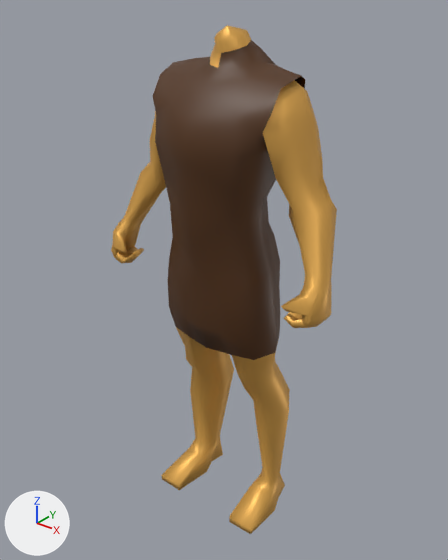
One commit to the COLLADA model binaries/data/mods/public/art/animation/biped/rider/cavalry/generic/attack_shield_cut_b.dae: the scene before it, then after it.
Camera for both pictures: a camera (50 mm lens) standing at (2.64, -3.32, 4.12) and looking at (-0.04, 0.03, 2.04). Every picture has the same lights, and +X, +Y and +Z are marked at lower left.

Names of what the first picture shows: 'm_armor_tunic_short'.
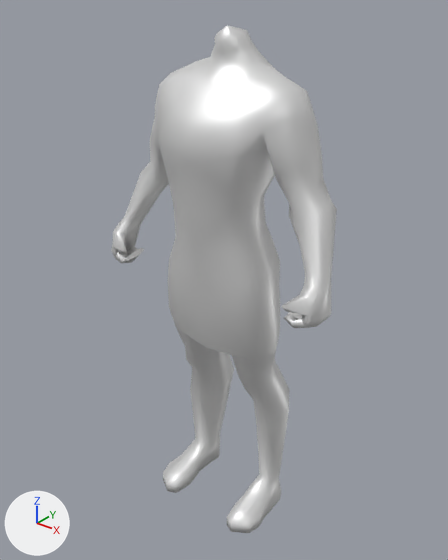
Location of each change, [x1, y1, x2, y2] in pixels of the pictures (448 x 560 px; the box of a moved part takes in the faces that stretch with it):
'm_armor_tunic_short', reshaped: before [111, 25, 337, 534]; after [111, 25, 337, 533]
part 1 of me_cube_010, moved or reshaped: [150, 49, 313, 284] in both
part 2 of me_cube_010, built on: before [162, 398, 285, 534]; after [163, 398, 281, 533]
part 3 of me_cube_010, recoloured (brown to white): [168, 40, 280, 360] in both
part 4 of me_cube_010, recoloured (brown to white): [111, 25, 337, 484] in both

The edits, one by one:
Material 'Skin.001' (mat_skin_001) is new.
Its base color is (0.8, 0.8, 0.8) (white #e7e7e7).
Its metallic is 0.5.
me_cube_010 is used by ob_m_armor_tunic_short; location (0.0, 0.0, 0.0).
me_cube_010 had 391 vertices, 752 faces and spanned x -0.96..0.96, y -0.43..0.4, z 0.0..3.85.
me_cube_010 now has 423 vertices, 836 faces and spans x -0.96..0.96, y -0.41..0.4, z 0.0..3.85.
Part 1, on me_cube_010:
34 vertices are removed from x -0.53..0.53, y -0.37..0.28, z 2.42..3.58.
111 faces are deleted.
3 vertices in x -0.23..0.23, y -0.2..-0.09, z 3.52..3.55 move by (0.0, 0.02, -0.02).
3 vertices in x -0.3..0.3, y 0.19..0.31, z 2.58..3.37 move by (0.0, -0.02, 0.0).
39 vertices move from x -0.38..0.38, y -0.43..0.36, z 2.43..3.71 to x -0.36..0.36, y -0.41..0.34, z 2.43..3.7.
24 vertices are added at x -0.46..0.46, y -0.35..0.25, z 2.42..3.56.
111 new faces join them.
Part 2, on me_cube_010:
22 vertices are removed from x -0.51..0.51, y -0.3..0.34, z 0.0..0.18.
62 faces are deleted.
4 vertices move from x -0.36..0.36, y -0.01..0.08, z 0.18..0.26 to x -0.31..0.31, y -0.01..0.08, z 0.18..0.26.
64 vertices are added at x -0.51..0.51, y -0.38..0.3, z 0.0..0.2.
146 new faces join them.
me_cube_010 part 3: 137 faces spanning x -0.49..0.49, y -0.41..0.34, z 1.58..3.76 switch from mat_armor (brown #523010) to mat_skin_001 (white #e7e7e7).
me_cube_010 part 4: 442 faces spanning x -0.96..0.96, y -0.34..0.4, z 0.14..3.85 switch from mat_skin (orange #e7b056) to mat_skin_001 (white #e7e7e7).
